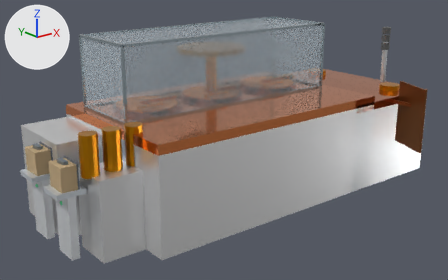
Renders of the glTF model public/models/CMP.glb from each side of a commit.
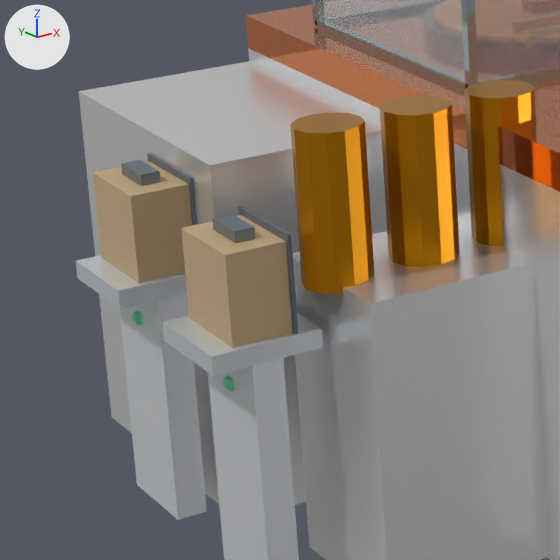
Old and new are each drawn whole from a 50 mm camera at (-6.89, -8.6, 4.5) aimed at (-0.19, -0.22, 1.14) and again close up on the part from 0% to 33% of the width and 36% to 89% of the height. The axes (+X, +Y, +Z) are drawn at upper left. The lights are the same throughout. Where no turn or scale is listed for an object, it has been applied to the vertices.

Objects in the first close-up: 'p00001', 'p00002', 'p00023', 'p00024', 'p00025', 'p00026', 'p00033', 'p00034', 'p00035', 'p00038', 'p00046', 'p00047', 'p00050', 'p00063'.
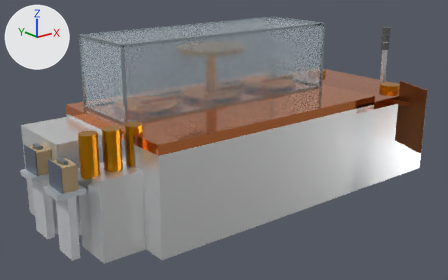
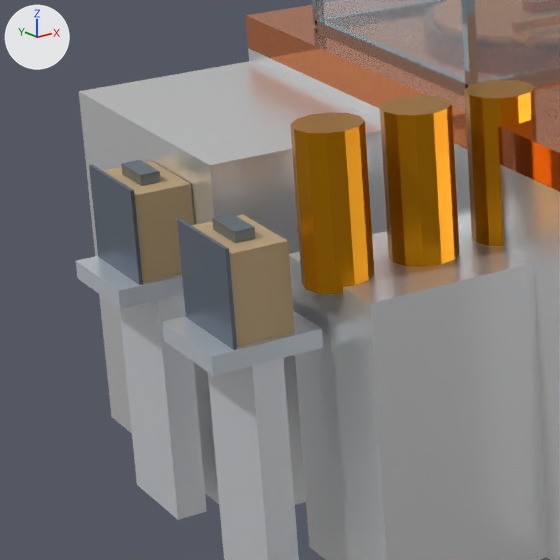
The edits, one by one:
me_p00034 has 8 vertices, 12 faces and spans x -3.264..-3.25, y 0.23..0.67, z 1.06..1.5.
me_p00034 is used by ob_p00034; location (0.0, 0.0, 0.0).
me_p00034 part 1: the whole mesh is moved by (-0.256, 0.0, 0.0).
me_p00046 has 8 vertices, 12 faces and spans x -3.264..-3.25, y -0.67..-0.23, z 1.06..1.5.
me_p00046 is used by ob_p00046; location (0.0, 0.0, 0.0).
me_p00046 part 2: the whole mesh is moved by (-0.256, 0.0, 0.0).

What differs and where, as boxes [x1, y1, x2, y2] in the close-ups (560 x 560 px):
'p00046', mesh moved: before [238, 206, 298, 334]; after [177, 219, 237, 350]
'p00034', mesh moved: before [147, 153, 197, 225]; after [89, 164, 143, 285]
